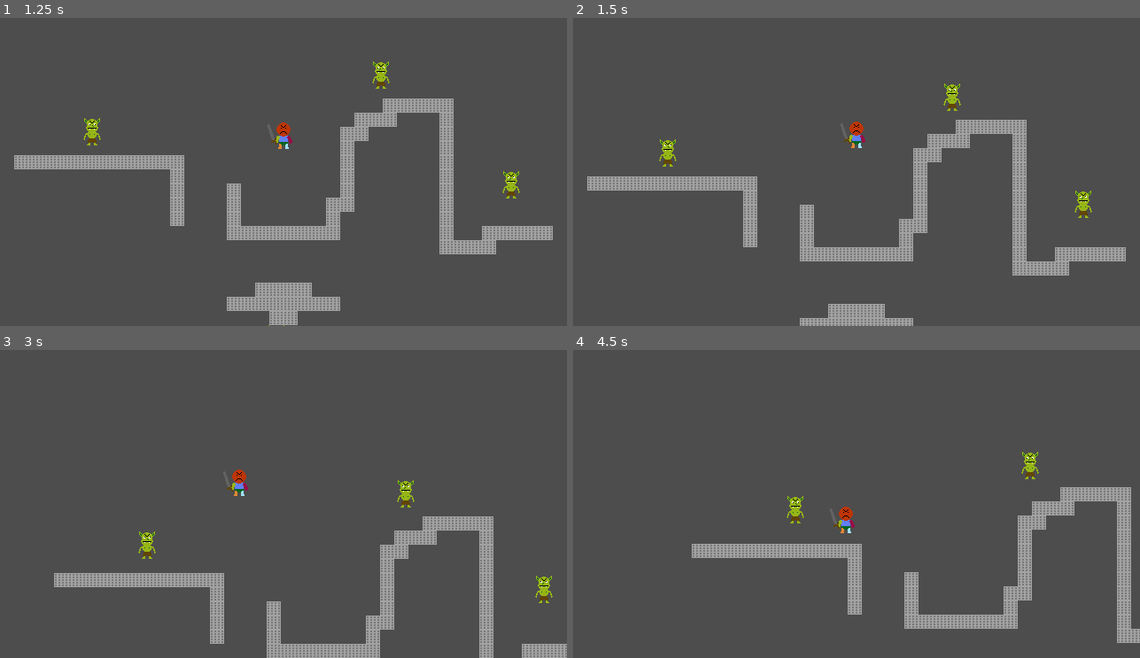
Above: before the commit, frames 1-4 (two rows, left to right).
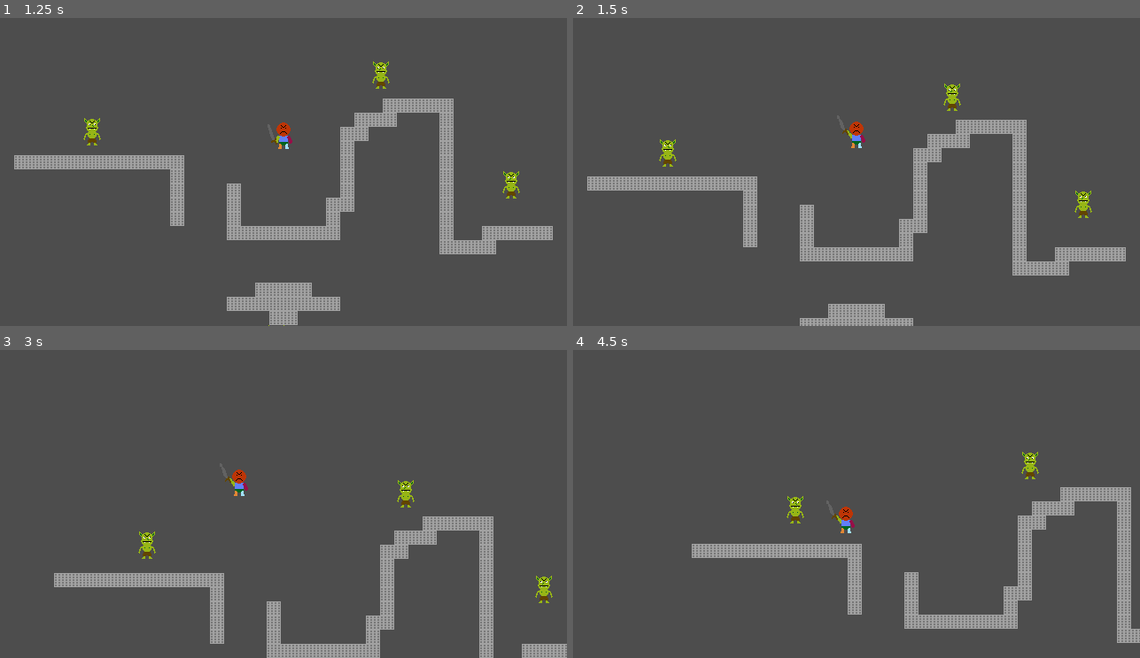
Above: after the commit, the same moments.

Repository: BrandonManuel/dungeon-crawl
Game: Godot game, scene res://Assets/Scenes/game.tscn
Same seed, same stepped clock (60 frames per second), same inputs: the game is played once before the commit and once after it.
Inputs (mouse positions are in pixels of both pictures, inside the frame that each line leads up to):
- Up to frame 1 (1.25 s): move the mouse to (255, 230) at 0.52 s; hold W (move_up) from 0.53 s (still down); click (255, 230) at 0.6 s
- Up to frame 2 (1.5 s): keep holding W (move_up); move the mouse to (1026, 215) at 1.27 s; click (1026, 215) at 1.35 s
- Up to frame 3 (3 s): move the mouse to (113, 451) at 2.02 s; release W (move_up) at 2.03 s; hold A (move_left) from 2.03 s (still down); click (113, 451) at 2.1 s; move the mouse to (311, 497) at 2.77 s; click (311, 497) at 2.85 s
- Up to frame 4 (4.5 s): move the mouse to (771, 417) at 3.52 s; release A (move_left) at 3.53 s; hold S (move_down) 3.53-4.28 s; click (771, 417) at 3.6 s; move the mouse to (981, 482) at 4.27 s; hold D (move_right) from 4.28 s (still down); click (981, 482) at 4.35 s

Frame 1 is identical in both runs. In frame 2, less than 0.1% of the frame differs, in the area x 47-50%, y 35-41%; in frame 3, less than 0.1%; in frame 4, less than 0.1%.

Commit message:
Set configurable attack delay for player attack (defaults to 0.0s

Diff:
--- a/Assets/Scenes/player.tscn
+++ b/Assets/Scenes/player.tscn
@@ -82,6 +82,7 @@
 
 [sub_resource type="Animation" id="Animation_w3t24"]
 resource_name = "swing_weapon"
+length = 0.45
 tracks/0/type = "value"
 tracks/0/imported = false
 tracks/0/enabled = true
@@ -157,6 +158,7 @@
 
 [sub_resource type="Animation" id="Animation_c3tg1"]
 resource_name = "attack_down_left"
+length = 0.45
 tracks/0/type = "value"
 tracks/0/imported = false
 tracks/0/enabled = true
@@ -232,6 +234,7 @@
 
 [sub_resource type="Animation" id="Animation_lerqx"]
 resource_name = "attack_down_right"
+length = 0.45
 tracks/0/type = "value"
 tracks/0/imported = false
 tracks/0/enabled = true
@@ -307,6 +310,7 @@
 
 [sub_resource type="Animation" id="Animation_rsrmw"]
 resource_name = "attack_left"
+length = 0.45
 tracks/0/type = "value"
 tracks/0/imported = false
 tracks/0/enabled = true
@@ -382,6 +386,7 @@
 
 [sub_resource type="Animation" id="Animation_o8kuu"]
 resource_name = "attack_right"
+length = 0.45
 tracks/0/type = "value"
 tracks/0/imported = false
 tracks/0/enabled = true
@@ -457,6 +462,7 @@
 
 [sub_resource type="Animation" id="Animation_jp3cw"]
 resource_name = "attack_up"
+length = 0.45
 tracks/0/type = "value"
 tracks/0/imported = false
 tracks/0/enabled = true
@@ -532,6 +538,7 @@
 
 [sub_resource type="Animation" id="Animation_ecf78"]
 resource_name = "attack_up_left"
+length = 0.45
 tracks/0/type = "value"
 tracks/0/imported = false
 tracks/0/enabled = true
@@ -607,6 +614,7 @@
 
 [sub_resource type="Animation" id="Animation_vy5gb"]
 resource_name = "attack_up_right"
+length = 0.45
 tracks/0/type = "value"
 tracks/0/imported = false
 tracks/0/enabled = true
--- a/Assets/Scripts/player.gd
+++ b/Assets/Scripts/player.gd
@@ -2,6 +2,8 @@
 
 @onready var hand: Marker2D = $Hand
 @onready var animation_player: AnimationPlayer = $Visual/AnimationPlayer
+
+@export var attack_delay: float = 0.0
 
 var weapon: Weapon = null
 var last_held_direction: Vector2
@@ -11,11 +13,14 @@
 var weapon_starting_position: Vector2
 var weapon_starting_rotation: float
 
-func _process(delta: float) -> void:
+func _ready() -> void:
 	var held = hand.get_children()
 	if held.size() == 1:
 		weapon = held.get(0)
 
+	set_attack_delay(attack_delay)
+
+func _process(delta: float) -> void:
 	if not animation_player.is_playing():
 		animation_player.play("idle")
 
@@ -33,7 +38,6 @@
 
 
 	move_and_slide()
-
 
 func handle_attack(direction: Vector2) -> void:
 	var attack := Input.is_action_just_pressed("attack")
@@ -59,3 +63,8 @@
 				animation_player.play("attack_up_left")
 
 		weapon.attack(self)
+
+func set_attack_delay(attack_delay: float):
+	for animation in animation_player.get_animation_list():
+		if animation.contains('attack'):
+			animation_player.get_animation(animation).length = animation_player.get_animation(animation).length + attack_delay
